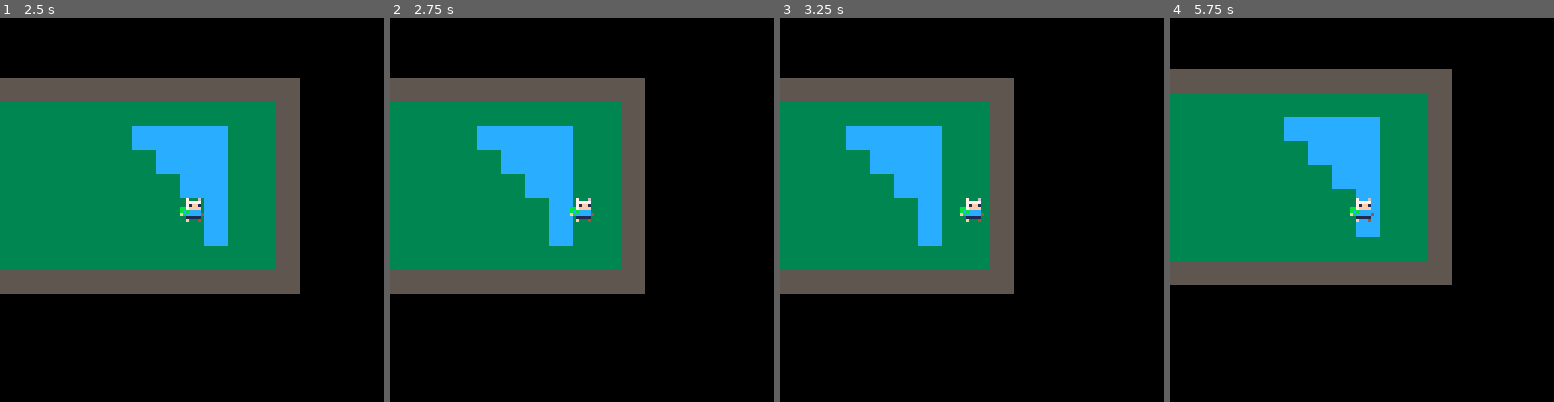
Above: before the commit, frames 1-4 (left to right).
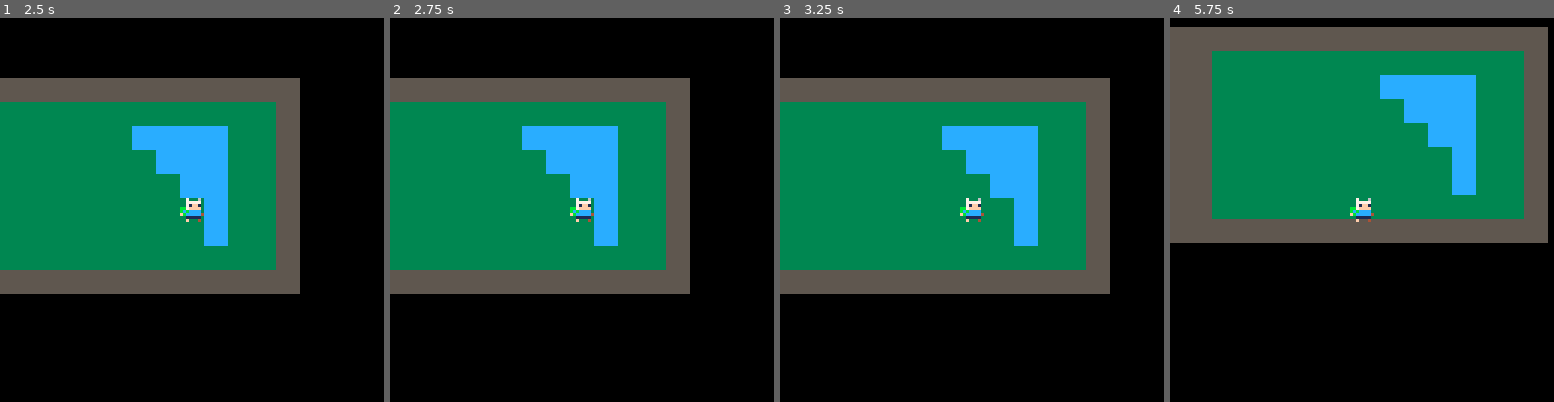
Above: after the commit, the same moments.

Repository: jaytee-padilla/pico8-adventure
Game: PICO-8 cartridge adventure.p8
The game is run twice, just before and just after one commit, with the same random seed, the same clock (stepped at 60 frames per second) and the same inputs.
Inputs:
- Up to frame 1 (2.5 s): tap X (X key) at 0.33, 1.07, 1.85 s; tap O (Z key) at 0.7, 1.7, 2.1 s; hold Right 1.6-2.1 s; hold Up 2.15-2.42 s; hold Right from 2.47 s (still down)
- Up to frame 2 (2.75 s): keep holding Right; tap O (Z key) at 2.5 s
- Up to frame 3 (3.25 s): tap O (Z key) at 2.9 s; tap X (X key) at 2.97 s; release Right at 3.03 s; hold Left from 3.08 s (still down)
- Up to frame 4 (5.75 s): tap O (Z key) every 0.4 s from 3.3 to 5.7 s; release Left at 3.58 s; hold Down 3.63-3.97 s; hold Right 4.02-4.68 s; tap X (X key) at 4.08, 5.2 s; hold Up 4.73-5.03 s; hold Left 5.08-5.68 s; hold Down from 5.73 s (still down)

Frame 1 is identical in both runs. In frame 2, 15% of the frame differs, in the area x 22-79%, y 15-72%; in frame 3, 22%; in frame 4, 48%, in the area x 0-99%, y 2-70%.

Commit message:
Added collision detection between sprites and obstacles on the map

Diff:
--- a/adventure.p8
+++ b/adventure.p8
@@ -3,6 +3,11 @@
 __lua__
 --a table containing all game entities
 entities = {}
+
+--checks if a sprite can walk over an obstacle
+function canwalk(x, y)
+	return not fget(mget(x/8, y/8), 7)
+end
 
 --creates and returns a new position component
 function newposition(x, y, w, h)
@@ -90,13 +95,35 @@
 physicssystem = {}
 physicssystem.update = function ()
 	for ent in all(entities) do
-		--every frame, the physics system is checking the entities table for entities that have non-nil intention properties and updating the entity's position based on the (movement) intention direction
+
+		local newx = ent.position.x
+		local newy = ent.position.y
+
+		--every frame, the physics system is checking the entities table for entities that have non-nil intention properties and updating the newx, newy variables based on the (movement) intention direction
 		if ent.position ~= nil and ent.intention ~= nil then
-			if ent.intention.left then ent.position.x -= 1 end
-			if ent.intention.right then ent.position.x += 1 end
-			if ent.intention.up then ent.position.y -= 1 end
-			if ent.intention.down then ent.position.y += 1 end
-		end
+			if ent.intention.left then newx -= 1 end
+			if ent.intention.right then newx += 1 end
+			if ent.intention.up then newy -= 1 end
+			if ent.intention.down then newy += 1 end
+		end
+
+		--subtracting 1 from the sprite width & height is because the w/h values start at 0
+		--update x position if allowed to move
+		if canwalk(newx, ent.position.y) and
+			canwalk(newx, ent.position.y + ent.position.h - 1) and
+			canwalk(newx + ent.position.w - 1, ent.position.y) and
+			canwalk(newx + ent.position.w - 1, ent.position.y + ent.position.h - 1) then
+			ent.position.x = newx
+		end
+
+		--update y position if allowed to move
+		if canwalk(ent.position.x, newy) and
+			canwalk(ent.position.x, newy + ent.position.h - 1) and
+			canwalk(ent.position.x + ent.position.w - 1, newy) and
+			canwalk(ent.position.x + ent.position.w - 1, newy + ent.position.h - 1) then
+			ent.position.y = newy
+		end
+
 	end
 end
 
@@ -121,6 +148,8 @@
 			)
 		end
 	end
+
+	camera()
 
 	--(for testing purposes) crosshair sprite
 	--spr(16, 64-4, 64-4)
@@ -166,14 +195,14 @@
 	graphicsystem.update()
 end
 __gfx__
-00000000007000600000000000000000000000000000000000000000000000000000000000000000000000000000000000000000cccccccc3333333355555555
-00000000007777700000000000000000000000000000000000000000000000000000000000000000000000000000000000000000cccccccc3333333355555555
-000000000071ff100000000000000000000000000000000000000000000000000000000000000000000000000000000000000000cccccccc3333333355555555
-00000000bb7ffff00000000000000000000000000000000000000000000000000000000000000000000000000000000000000000cccccccc3333333355555555
-00000000bcbcccc00000000000000000000000000000000000000000000000000000000000000000000000000000000000000000cccccccc3333333355555555
-00000000fbccccc40000000000000000000000000000000000000000000000000000000000000000000000000000000000000000cccccccc3333333355555555
-00000000001111100000000000000000000000000000000000000000000000000000000000000000000000000000000000000000cccccccc3333333355555555
-0000000000f000400000000000000000000000000000000000000000000000000000000000000000000000000000000000000000cccccccc3333333355555555
+00000000007000600000000000000000000000000000000000000000000000000000000000000000000000000000000066666666cccccccc3333333355555555
+00000000007777700000000000000000000000000000000000000000000000000000000000000000000000000000000066666666cccccccc3333333355555555
+000000000071ff100000000000000000000000000000000000000000000000000000000000000000000000000000000066666666cccccccc3333333355555555
+00000000bb7ffff00000000000000000000000000000000000000000000000000000000000000000000000000000000066666666cccccccc3333333355555555
+00000000bcbcccc00000000000000000000000000000000000000000000000000000000000000000000000000000000066666666cccccccc3333333355555555
+00000000fbccccc40000000000000000000000000000000000000000000000000000000000000000000000000000000066666666cccccccc3333333355555555
+00000000001111100000000000000000000000000000000000000000000000000000000000000000000000000000000066666666cccccccc3333333355555555
+0000000000f000400000000000000000000000000000000000000000000000000000000000000000000000000000000066666666cccccccc3333333355555555
 00088000000000000000000000000000000000000000000000000000000000000000000000000000000000000000000000000000000000000000000000000000
 00088000000000000000000000000000000000000000000000000000000000000000000000000000000000000000000000000000000000000000000000000000
 00000000000000000000000000000000000000000000000000000000000000000000000000000000000000000000000000000000000000000000000000000000
@@ -182,6 +211,9 @@
 00000000000000000000000000000000000000000000000000000000000000000000000000000000000000000000000000000000000000000000000000000000
 00088000000000000000000000000000000000000000000000000000000000000000000000000000000000000000000000000000000000000000000000000000
 00088000000000000000000000000000000000000000000000000000000000000000000000000000000000000000000000000000000000000000000000000000
+__gff__
+0000000000000000000000008080000000000000000000000000000000000000000000000000000000000000000000000000000000000000000000000000000000000000000000000000000000000000000000000000000000000000000000000000000000000000000000000000000000000000000000000000000000000000
+0000000000000000000000000000000000000000000000000000000000000000000000000000000000000000000000000000000000000000000000000000000000000000000000000000000000000000000000000000000000000000000000000000000000000000000000000000000000000000000000000000000000000000
 __map__
 0f0f0f0f0f0f0f0f0f0f0f0f0f0f0f0f00000000000000000000000000000000000000000000000000000000000000000000000000000000000000000000000000000000000000000000000000000000000000000000000000000000000000000000000000000000000000000000000000000000000000000000000000000000
 0f0f0e0e0e0e0e0e0e0e0e0e0e0e0e0f00000000000000000000000000000000000000000000000000000000000000000000000000000000000000000000000000000000000000000000000000000000000000000000000000000000000000000000000000000000000000000000000000000000000000000000000000000000
